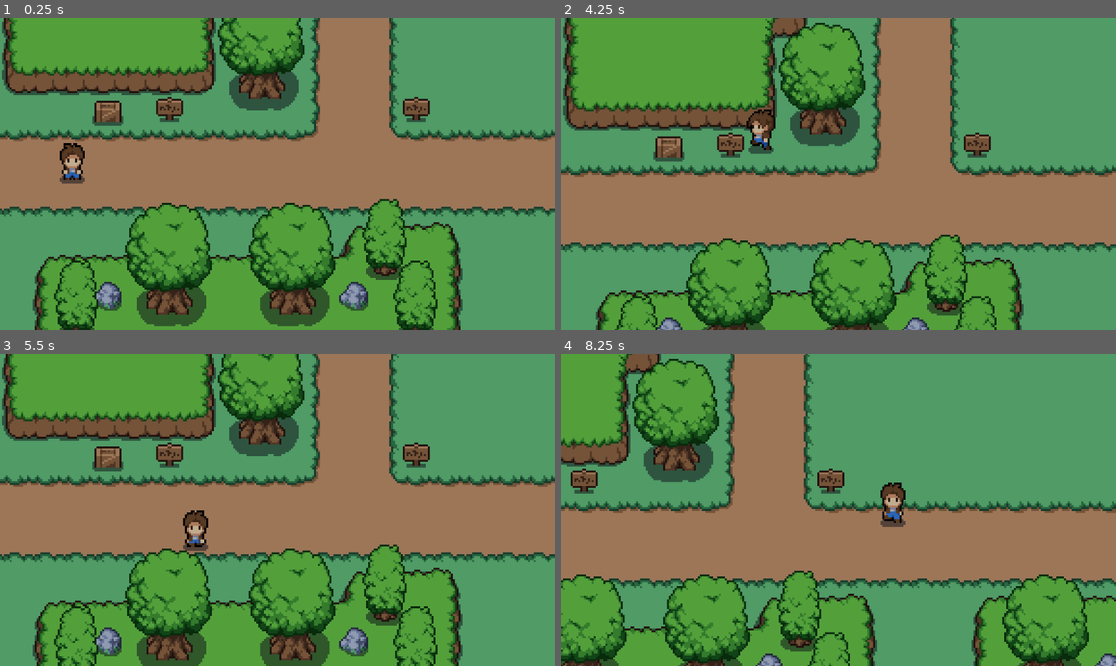
Above: before the commit, frames 1-4 (two rows, left to right).
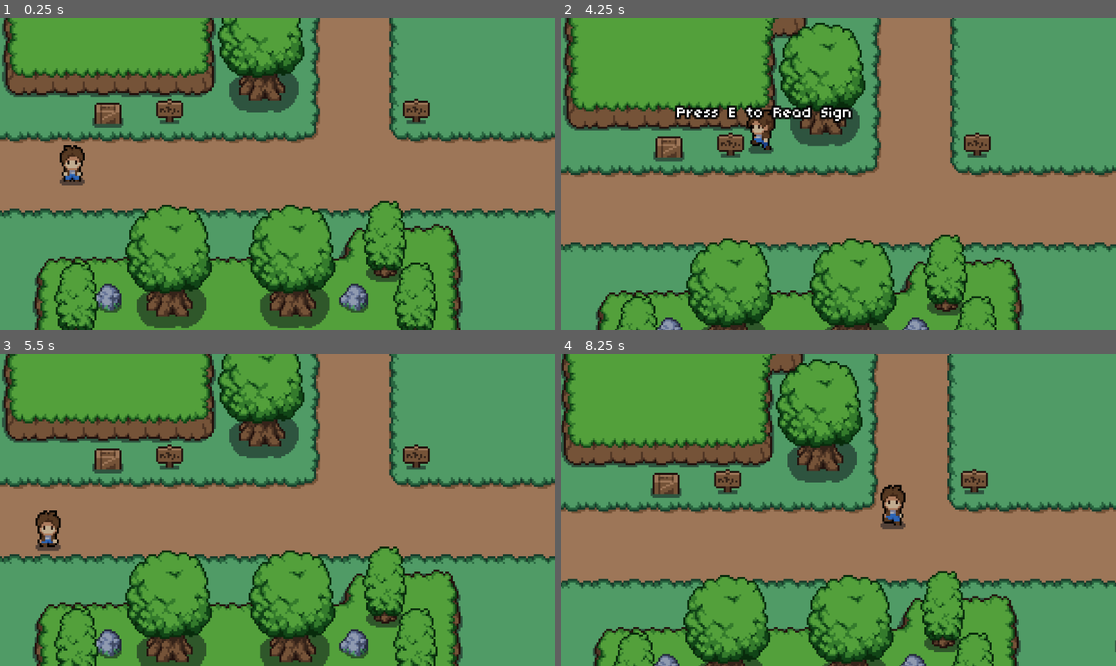
Above: after the commit, the same moments.

Repository: KartikeyCode/LearnMeet
Game: Godot game, scene res://scenes/world.tscn
Same seed, same stepped clock (60 frames per second), same inputs: the game is played once before the commit and once after it. This scene is started directly instead of the project's main scene.
Inputs:
- Up to frame 1 (0.25 s): no input
- Up to frame 2 (4.25 s): tap E (interact) at 0.5, 1.35, 2, 2.85, 3.5 s; hold Right (ui_right) 0.53-1.28 s; hold E (interact) 0.53-1.28 s; hold Down (ui_down) 1.28-2.03 s; hold Right (ui_right) 2.03-2.78 s; hold E (interact) 2.03-2.78 s; hold Up (ui_up) 2.78-3.53 s; hold Left (ui_left) from 3.53 s (still down); hold E (interact) from 3.53 s (still down)
- Up to frame 3 (5.5 s): release E (interact) at 4.28 s; tap E (interact) at 4.35 s; release Left (ui_left) at 5.03 s; hold Down (ui_down) from 5.03 s (still down); hold E (interact) from 5.03 s (still down)
- Up to frame 4 (8.25 s): release Down (ui_down) at 5.78 s; release E (interact) at 5.78 s; hold Right (ui_right) 5.78-6.53 s; tap E (interact) at 5.85, 7.35 s; hold Up (ui_up) 6.53-7.28 s; hold E (interact) 6.53-7.28 s; hold Right (ui_right) 7.28-8.03 s; hold Down (ui_down) from 8.03 s (still down); hold E (interact) from 8.03 s (still down)

The runs differ from the first frame. In frame 1, 14% of the frame differs, in the area x 0-100%, y 0-100%; in frame 2, 1.0%; in frame 3, 15%; in frame 4, 48%.

Commit message:
remove sign ui + add interactactions

Diff:
--- /dev/null
+++ b/interaction_components/interactable.gd
@@ -0,0 +1,7 @@
+extends Area2D
+
+@export var interact_name:String = ""
+@export var is_interactable: bool = true
+
+var interact: Callable = func():
+	pass
--- /dev/null
+++ b/interaction_components/interactable.tscn
@@ -0,0 +1,8 @@
+[gd_scene load_steps=2 format=3 uid="uid://c1kc0aglbl2o0"]
+
+[ext_resource type="Script" path="res://interaction_components/interactable.gd" id="1_3p2de"]
+
+[node name="Interactable" type="Area2D"]
+collision_layer = 2
+collision_mask = 0
+script = ExtResource("1_3p2de")
--- /dev/null
+++ b/interaction_components/interacting_component.gd
@@ -0,0 +1,35 @@
+extends Node2D
+@onready var interact_label: Label = $InteractLabel
+var current_interactions := []
+var can_interact:= true
+
+func _input(event: InputEvent) -> void:
+	if event.is_action_pressed("interact") and can_interact:
+		if current_interactions:
+			can_interact = false
+			interact_label.hide()
+
+			await current_interactions[0].interact.call()
+
+			can_interact = true
+
+func _process(_delta: float) -> void:
+	if current_interactions and can_interact:
+		current_interactions.sort_custom(_sort_by_nearest)
+		if current_interactions[0].is_interactable:
+			interact_label.text=current_interactions[0].interact_name
+			interact_label.show()
+	else:
+		interact_label.hide()
+
+func _sort_by_nearest(area1,area2):
+	var area1_dist = global_position.distance_to(area1.global_position)
+	var area2_dist = global_position.distance_to(area2.global_position)
+	return area1_dist < area2_dist
+
+func _on_interact_range_area_entered(area: Area2D) -> void:
+	current_interactions.push_back(area)
+
+
+func _on_interact_range_area_exited(area: Area2D) -> void:
+	current_interactions.erase(area)
--- /dev/null
+++ b/interaction_components/interacting_component.tscn
@@ -0,0 +1,40 @@
+[gd_scene load_steps=4 format=3 uid="uid://d23bnurui6ahi"]
+
+[ext_resource type="Script" path="res://interaction_components/interacting_component.gd" id="1_3r6xy"]
+[ext_resource type="FontFile" uid="uid://drvcv575qx70r" path="res://assets/fonts/Bitty.ttf" id="1_k8tw3"]
+
+[sub_resource type="CircleShape2D" id="CircleShape2D_vum5d"]
+radius = 8.0
+
+[node name="InteractingComponent" type="Node2D"]
+script = ExtResource("1_3r6xy")
+
+[node name="InteractRange" type="Area2D" parent="."]
+collision_layer = 0
+collision_mask = 2
+
+[node name="CollisionShape2D" type="CollisionShape2D" parent="InteractRange"]
+shape = SubResource("CircleShape2D_vum5d")
+
+[node name="InteractLabel" type="Label" parent="."]
+z_index = 20
+anchors_preset = 8
+anchor_left = 0.5
+anchor_top = 0.5
+anchor_right = 0.5
+anchor_bottom = 0.5
+offset_left = -42.5
+offset_top = -29.0
+offset_right = 42.5
+offset_bottom = -6.0
+grow_horizontal = 2
+grow_vertical = 2
+theme_override_colors/font_outline_color = Color(0, 0, 0, 1)
+theme_override_constants/outline_size = 4
+theme_override_fonts/font = ExtResource("1_k8tw3")
+text = "Press E to Interact"
+horizontal_alignment = 1
+vertical_alignment = 1
+
+[connection signal="area_entered" from="InteractRange" to="." method="_on_interact_range_area_entered"]
+[connection signal="area_exited" from="InteractRange" to="." method="_on_interact_range_area_exited"]
--- a/interactions/interaction area/interactionarea.gd
+++ /dev/null
@@ -1,15 +0,0 @@
-extends Area2D
-class_name InteractionArea
-
-@export var action_name:String = ""
-
-var interact:Callable = func():
-	pass
-
-
-func _on_body_entered(body: Node2D) -> void:
-	Interactionmanager.register_area(self)
-
-
-func _on_body_exited(body: Node2D) -> void:
-	Interactionmanager.unregister_area(self)
--- a/interactions/interaction area/interactionarea.tscn
+++ /dev/null
@@ -1,9 +0,0 @@
-[gd_scene load_steps=2 format=3 uid="uid://ssxrc7w7m2fq"]
-
-[ext_resource type="Script" path="res://interactions/interaction area/interactionarea.gd" id="1_yphvt"]
-
-[node name="interactionarea" type="Area2D"]
-script = ExtResource("1_yphvt")
-
-[connection signal="body_entered" from="." to="." method="_on_body_entered"]
-[connection signal="body_exited" from="." to="." method="_on_body_exited"]
--- a/interactions/interactionmanager.gd
+++ /dev/null
@@ -1,42 +0,0 @@
-extends Node2D
-
-@onready var player = get_tree().get_first_node_in_group("player")
-@onready var label = $Label
-
-const base_text = "Press [E] to "
-var active_areas = []
-var can_interact = true
-
-func register_area(area: InteractionArea):
-	active_areas.push_back(area)
-
-func unregister_area(area: InteractionArea):
-	var index = active_areas.find(area)
-	if index != -1:
-		active_areas.remove_at(index)
-
-func _process(delta):
-	if active_areas.size() > 0 && can_interact:
-		active_areas.sort_custom(_sort_by_distance_to_player)
-		label.text = base_text + active_areas[0].action_name
-		label.global_position = active_areas[0].global_position
-		label.global_position.y -= 36
-		label.global_position.x -= label.size.x / 2
-		label.show()
-	else:
-		label.hide()
-
-func _sort_by_distance_to_player(area1,area2):
-	var area1_to_player = player.global_position.distance_to(area1.global_position)
-	var area2_to_player = player.global_position.distance_to(area2.global_position)
-	return area1_to_player < area2_to_player
-
-func _input(event):
-	if event.is_action_pressed("interact") && can_interact:
-		if active_areas.size()>0:
-			can_interact = false
-			label.hide()
-
-			await active_areas[0].interact.call()
-
-			can_interact = true
--- a/interactions/interactionmanager.tscn
+++ /dev/null
@@ -1,26 +0,0 @@
-[gd_scene load_steps=4 format=3 uid="uid://dv0lt48nvxott"]
-
-[ext_resource type="Script" path="res://interactions/interactionmanager.gd" id="1_id18h"]
-[ext_resource type="FontFile" uid="uid://drvcv575qx70r" path="res://assets/fonts/Bitty.ttf" id="2_fw0mv"]
-
-[sub_resource type="LabelSettings" id="LabelSettings_rwmhd"]
-font = ExtResource("2_fw0mv")
-outline_size = 2
-outline_color = Color(0, 0, 0, 1)
-
-[node name="interactionmanager" type="Node2D"]
-script = ExtResource("1_id18h")
-
-[node name="Label" type="Label" parent="."]
-z_index = 20
-anchors_preset = 5
-anchor_left = 0.5
-anchor_right = 0.5
-offset_left = -44.0
-offset_right = 44.0
-offset_bottom = 23.0
-grow_horizontal = 2
-text = "press E to interact"
-label_settings = SubResource("LabelSettings_rwmhd")
-horizontal_alignment = 1
-vertical_alignment = 1
--- a/project.godot
+++ b/project.godot
@@ -18,7 +18,6 @@
 [autoload]
 
 Global="*res://scripts/global.gd"
-Interactionmanager="*res://interactions/interactionmanager.tscn"
 
 [global_group]
 
@@ -35,14 +34,20 @@
 }
 interact={
 "deadzone": 0.5,
-"events": [Object(InputEventKey,"resource_local_to_scene":fa …(119 unchanged characters)… ressed":false,"pressed":false,"keycode":0,"physical_keycode":69,"key_label":0,"unicode":101,"location":0,"echo":false,"script":null)
+"events": [Object(InputEventKey,"resource_local_to_scene":fa …(119 unchanged characters)… ressed":false,"pressed":false,"keycode":69,"physical_keycode":0,"key_label":0,"unicode":101,"location":0,"echo":false,"script":null)
 ]
 }
+
+[internationalization]
+
+locale/translations_pot_files=PackedStringArray("res://dialogues/dialogue.dialogue")
 
 [layer_names]
 
 2d_render/layer_1="world"
 2d_render/layer_2="interactions"
+2d_physics/layer_1="world"
+2d_physics/layer_2="interactions"
 
 [rendering]
 
--- /dev/null
+++ b/scenes/objects/sign.gd
@@ -0,0 +1,9 @@
+extends StaticBody2D
+
+@onready var interactable: Area2D = $Interactable
+
+func _ready() -> void:
+	interactable.interact = _on_interact
+
+func _on_interact():
+	push_error("Button was clicked")
--- a/scenes/objects/sign.tscn
+++ b/scenes/objects/sign.tscn
@@ -1,3 +1,24 @@
-[gd_scene format=3 uid="uid://gbbldbhxqbyo"]
+[gd_scene load_steps=5 format=3 uid="uid://gbbldbhxqbyo"]
+
+[ext_resource type="Script" path="res://scenes/objects/sign.gd" id="1_08blc"]
+[ext_resource type="PackedScene" uid="uid://c1kc0aglbl2o0" path="res://interaction_components/interactable.tscn" id="1_vtvrh"]
+
+[sub_resource type="RectangleShape2D" id="RectangleShape2D_00p8n"]
+size = Vector2(12, 5)
+
+[sub_resource type="CircleShape2D" id="CircleShape2D_mpxb2"]
+radius = 12.0
 
 [node name="Sign" type="StaticBody2D"]
+script = ExtResource("1_08blc")
+
+[node name="signcollision" type="CollisionShape2D" parent="."]
+position = Vector2(88, 219.5)
+shape = SubResource("RectangleShape2D_00p8n")
+
+[node name="Interactable" parent="." instance=ExtResource("1_vtvrh")]
+interact_name = "Press E to Read Sign"
+
+[node name="CollisionShape2D" type="CollisionShape2D" parent="Interactable"]
+position = Vector2(88, 220)
+shape = SubResource("CircleShape2D_mpxb2")
--- a/scenes/player.tscn
+++ b/scenes/player.tscn
@@ -1,7 +1,8 @@
-[gd_scene load_steps=41 format=3 uid="uid://fpel7e6mbev1"]
+[gd_scene load_steps=42 format=3 uid="uid://fpel7e6mbev1"]
 
 [ext_resource type="Script" path="res://scripts/player.gd" id="1_gegt3"]
 [ext_resource type="Texture2D" uid="uid://mv0v2x165fpt" path="res://assets/sprites/characters/player.png" id="2_xao0e"]
+[ext_resource type="PackedScene" uid="uid://d23bnurui6ahi" path="res://interaction_components/interacting_component.tscn" id="3_610od"]
 
 [sub_resource type="AtlasTexture" id="AtlasTexture_wl4j3"]
 atlas = ExtResource("2_xao0e")
@@ -314,3 +315,6 @@
 rotation_smoothing_enabled = true
 drag_horizontal_enabled = true
 drag_vertical_enabled = true
+
+[node name="InteractingComponent" parent="." instance=ExtResource("3_610od")]
+position = Vector2(1, -1)
--- a/scenes/world.tscn
+++ b/scenes/world.tscn
@@ -6,8 +6,7 @@
 [ext_resource type="Texture2D" uid="uid://cmy1546yqa8it" path="res://assets/sprites/objects/objects.png" id="3_7jmqq"]
 [ext_resource type="Texture2D" uid="uid://cijxbftyddd3f" path="res://assets/sprites/tilesets/walls/walls.png" id="4_8qqub"]
 [ext_resource type="PackedScene" uid="uid://fpel7e6mbev1" path="res://scenes/player.tscn" id="4_yl3yb"]
-[ext_resource type="Script" path="res://scripts/sign.gd" id="7_ere4g"]
-[ext_resource type="PackedScene" uid="uid://ssxrc7w7m2fq" path="res://interactions/interaction area/interactionarea.tscn" id="7_l5ay8"]
+[ext_resource type="PackedScene" uid="uid://gbbldbhxqbyo" path="res://scenes/objects/sign.tscn" id="7_ouh51"]
 
 [sub_resource type="TileSetAtlasSource" id="TileSetAtlasSource_62ohi"]
 texture = ExtResource("3_7jmqq")
@@ -147,12 +146,6 @@
 [sub_resource type="RectangleShape2D" id="RectangleShape2D_2nhsp"]
 size = Vector2(42, 42)
 
-[sub_resource type="RectangleShape2D" id="RectangleShape2D_mn7tj"]
-size = Vector2(22, 22)
-
-[sub_resource type="RectangleShape2D" id="RectangleShape2D_d8ego"]
-size = Vector2(24, 24)
-
 [node name="world" type="Node2D"]
 y_sort_enabled = true
 script = ExtResource("1_8k4fx")
@@ -175,7 +168,7 @@
 
 [node name="player" parent="." instance=ExtResource("4_yl3yb")]
 y_sort_enabled = true
-position = Vector2(37, 249)
+position = Vector2(24, 248)
 
 [node name="collisions" type="StaticBody2D" parent="."]
 
@@ -188,19 +181,7 @@
 position = Vector2(182, -21)
 shape = SubResource("RectangleShape2D_2nhsp")
 
-[node name="Sign" type="StaticBody2D" parent="."]
-script = ExtResource("7_ere4g")
-
-[node name="CollisionShape2D" type="CollisionShape2D" parent="Sign"]
-position = Vector2(88, 216)
-shape = SubResource("RectangleShape2D_mn7tj")
-
-[node name="interactionarea" parent="Sign" instance=ExtResource("7_l5ay8")]
-action_name = "Sign"
-
-[node name="CollisionShape2D" type="CollisionShape2D" parent="Sign/interactionarea"]
-position = Vector2(88, 216)
-shape = SubResource("RectangleShape2D_d8ego")
+[node name="Sign" parent="." instance=ExtResource("7_ouh51")]
 
 [connection signal="child_entered_tree" from="." to="." method="_on_child_entered_tree"]
 [connection signal="body_entered" from="left_transition" to="." method="_on_left_transition_body_entered"]
--- a/scripts/left.gd
+++ b/scripts/left.gd
@@ -1 +1,8 @@
 extends Node2D
+
+
+func _on_world_transition_body_entered(body: Node2D) -> void:
+	if body is Player:
+		get_tree().change_scene_to_file("res://scenes/world.tscn")
+		Global.set_spawn_point(183,16)
+		print("Entering World")
--- a/scripts/player.gd
+++ b/scripts/player.gd
@@ -16,7 +16,7 @@
 func _physics_process(delta):
 	player_movement(delta)
 
-func player_movement(delta):
+func player_movement(_delta):
 	if Input.is_action_pressed("ui_right"):
 		current_direction = "right"
 		play_anim(1)
--- a/scripts/sign.gd
+++ /dev/null
@@ -1,4 +0,0 @@
-extends StaticBody2D
-
-
-@onready var interaction_area
--- a/scripts/world.gd
+++ b/scripts/world.gd
@@ -6,7 +6,7 @@
 	pass
 
 # Called every frame. 'delta' is the elapsed time since the previous frame.
-func _process(delta: float) -> void:
+func _process(_delta: float) -> void:
 	pass
 
 
--- a/ui/text box/text_box.gd
+++ /dev/null
@@ -1,43 +0,0 @@
-extends MarginContainer
-
-@onready var label = $MarginContainer/Label
-@onready var timer = $LetterDisplayTimer
-
-const MAX_WIDTH = 256
-
-var text = ""
-var letter_index = 0
-var letter_time = 0.03
-var space_time = 0.06
-var punctuation_time = 0.2
-
-signal finished_displaying()
-
-func display_text(text_to_display:String):
-	text = text_to_display
-	label.text = text_to_display
-	await resized
-	custom_minimum_size.x = min(size.x,MAX_WIDTH)
-	if size.x > MAX_WIDTH:
-		label.autowrap_mode = TextServer.AUTOWRAP_WORD
-		await resized # wait for signal of x resizing
-		await resized # wait for signal of y resizing
-		custom_minimum_size.y = size.y
-	global_position.x -= size.x/2 #center on x axis
-	global_position.y -= size.y+24 #put sign bubble above object
-	label.text=""
-	_display_letter()
-
-func _display_letter():
-	label.text += text[letter_index]
-	letter_index += 1
-	if letter_index >= text.length():
-		finished_displaying.emit()
-		return
-	match text[letter_index]:
-		"!",".",",","?":
-			timer.start(punctuation_time)
-		" ":
-			timer.start(space_time)
-		_: #for default values (anything else)
-			timer.start(letter_time)
--- a/ui/text box/text_box.tscn
+++ /dev/null
@@ -1,35 +0,0 @@
-[gd_scene load_steps=4 format=3 uid="uid://bxkm5seyq585x"]
-
-[ext_resource type="Texture2D" uid="uid://dtvv66irhh8rx" path="res://ui/text box/signchatbubble.png" id="1_2x5lp"]
-[ext_resource type="Script" path="res://ui/text box/text_box.gd" id="1_24jr8"]
-[ext_resource type="FontFile" uid="uid://drvcv575qx70r" path="res://assets/fonts/Bitty.ttf" id="2_btkqm"]
-
-[node name="TextBox" type="MarginContainer"]
-offset_right = 32.0
-offset_bottom = 32.0
-script = ExtResource("1_24jr8")
-
-[node name="NinePatchRect" type="NinePatchRect" parent="."]
-layout_mode = 2
-texture = ExtResource("1_2x5lp")
-patch_margin_left = 16
-patch_margin_top = 16
-patch_margin_right = 16
-patch_margin_bottom = 16
-
-[node name="MarginContainer" type="MarginContainer" parent="."]
-layout_mode = 2
-theme_override_constants/margin_left = 8
-theme_override_constants/margin_top = 8
-theme_override_constants/margin_right = 8
-theme_override_constants/margin_bottom = 14
-
-[node name="Label" type="Label" parent="MarginContainer"]
-layout_mode = 2
-theme_override_colors/font_color = Color(0, 0, 0, 1)
-theme_override_fonts/font = ExtResource("2_btkqm")
-horizontal_alignment = 1
-vertical_alignment = 1
-
-[node name="LetterDisplayTimer" type="Timer" parent="."]
-one_shot = true
Not shown, added: dialogues/dialogue.dialogue
Not shown, added: dialogues/dialogue.dialogue.import
Not shown: 1 places in scenes/world.tscn that only renumber resources
Binary file removed: ui/text box/signchatbubble.png
Not shown, removed: ui/text box/signchatbubble.png.import
